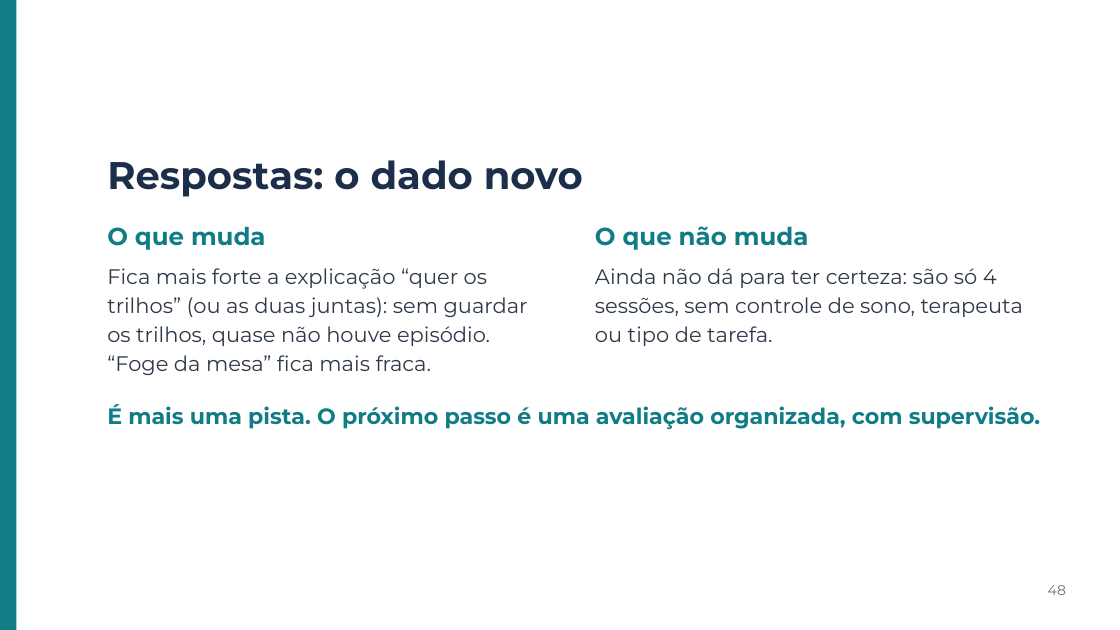
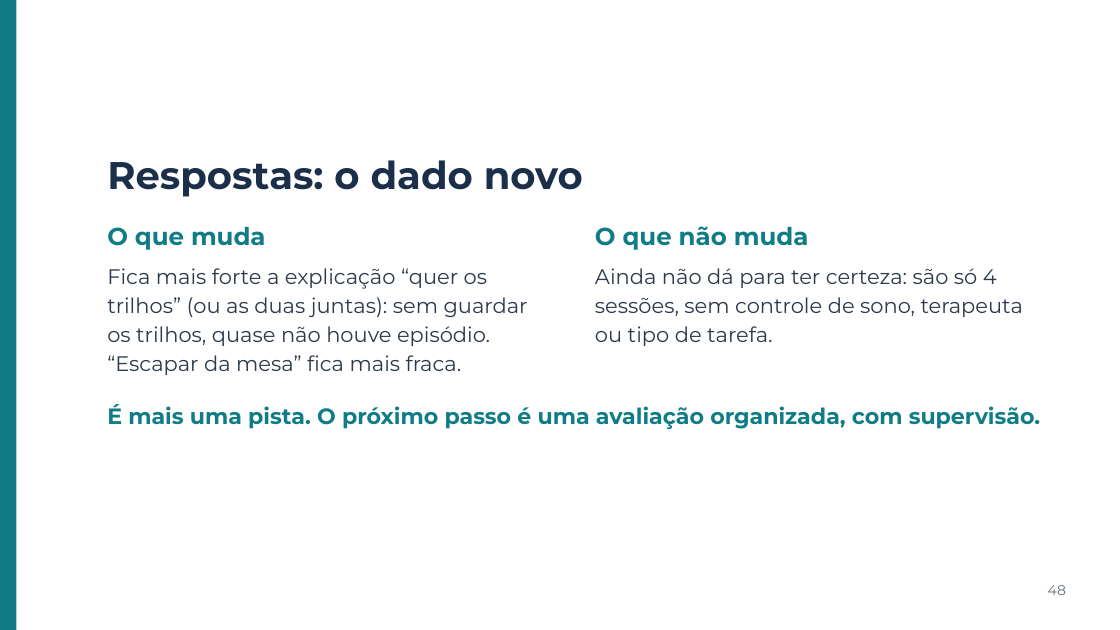
Before and after one commit to betinabinatti/CORE_WORKSHOP_ABA_TEA.md, a slide deck: slide 48 of workshop-aba-tea-lacc/apresentacao/Apresentacao_Workshop_ABA_TEA.pptx. Drawn at 1120x630 pixels with LibreOffice and Linux fonts; fonts in the diff are those of the drawing. Boxes give left, top, right and bottom in pixels: in the first picture for what was removed or moved away, otherwise in the second. Text is boxed around its words. In the diff, an @@ line names an element or a change of style, - is before the commit and + after.

```diff
--- a/workshop-aba-tea-lacc/apresentacao/Apresentacao_Workshop_ABA_TEA.pptx
+++ b/workshop-aba-tea-lacc/apresentacao/Apresentacao_Workshop_ABA_TEA.pptx
@@ text at <box>107,268,528,375</box>: text changed @@
-Fica mais forte a explicação “quer os trilhos” (ou as duas juntas): sem guardar os trilhos, quase não houve episódio. “Foge da mesa” fica mais fraca.
+Fica mais forte a explicação “quer os trilhos” (ou as duas juntas): sem guardar os trilhos, quase não houve episódio. “Escapar da mesa” fica mais fraca.
```
Also in this commit, not shown: 3 other slides changed, 9 other files.
